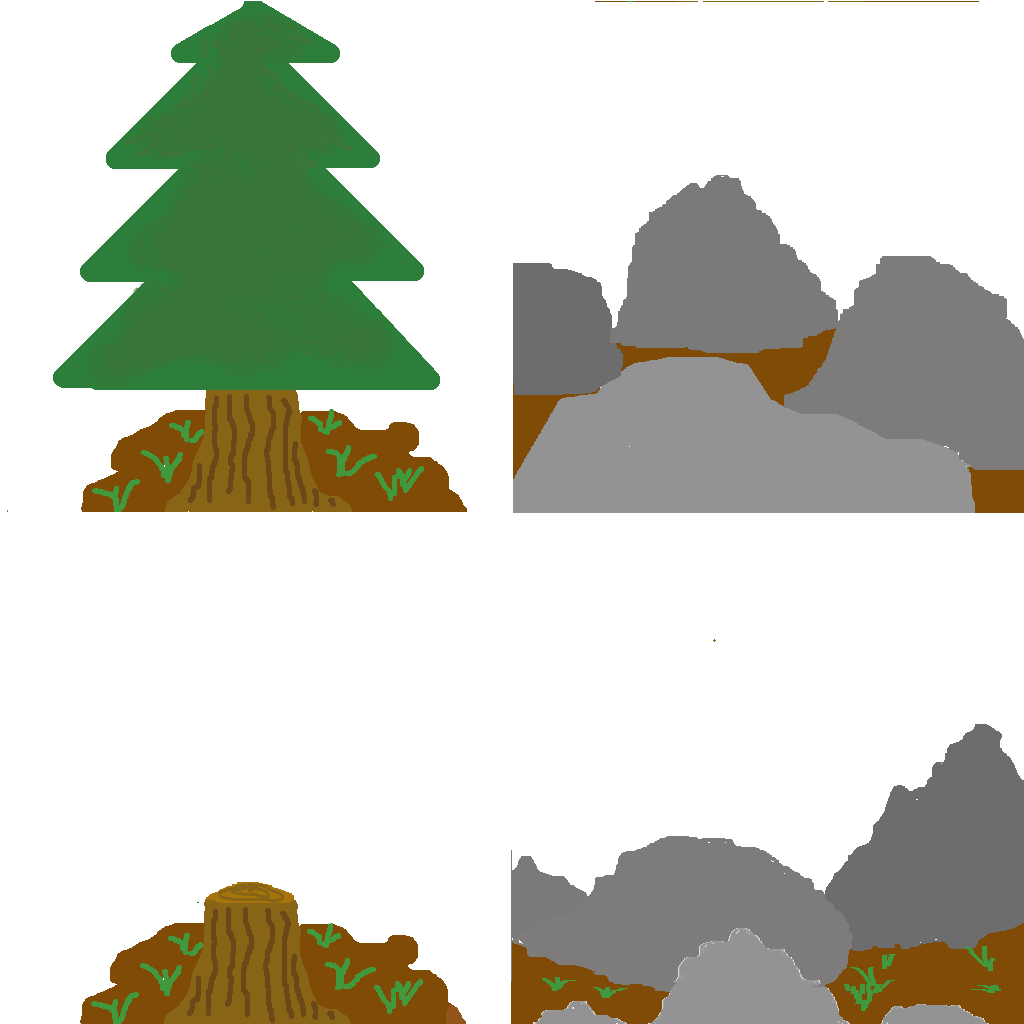
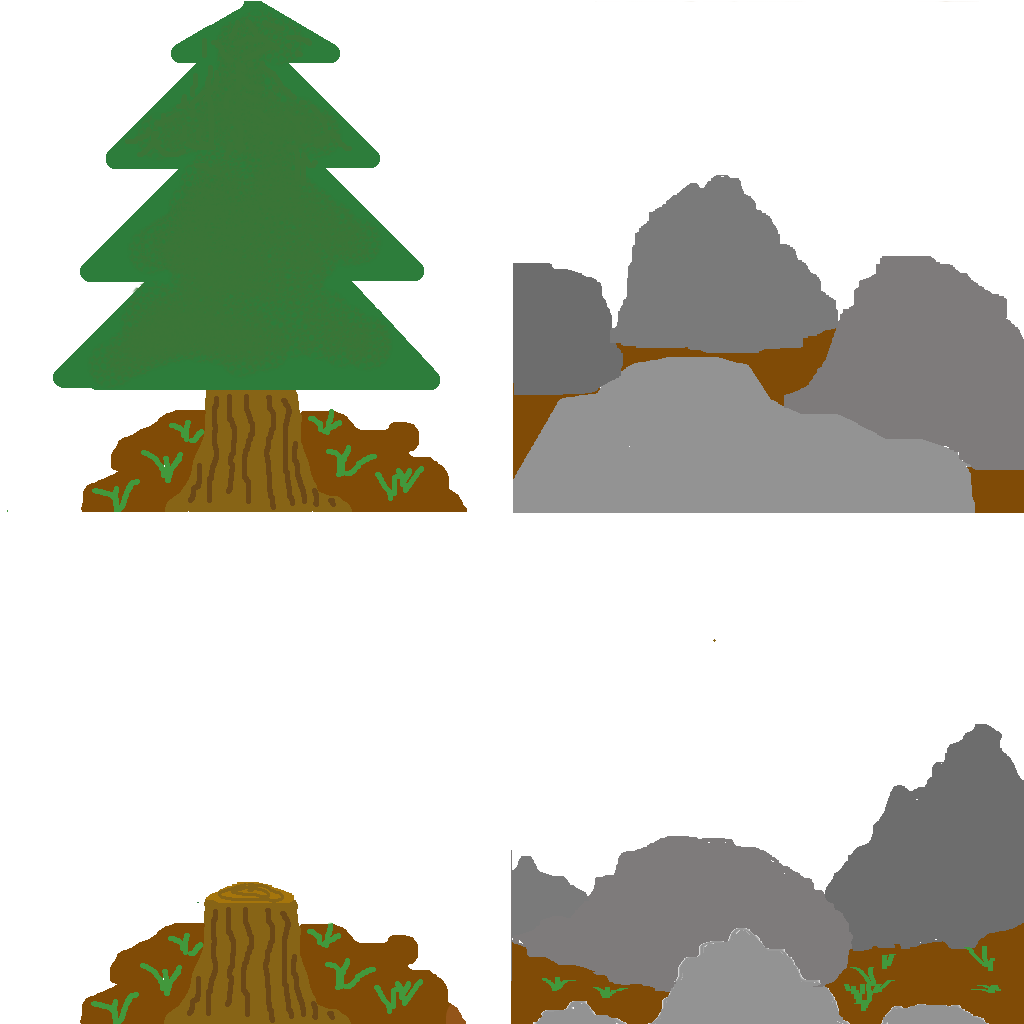
Before/after of a 1024x1024 layered artwork. What changed in the layer stack:
painted on "scenery.png" over [595, 1, 979, 2]
